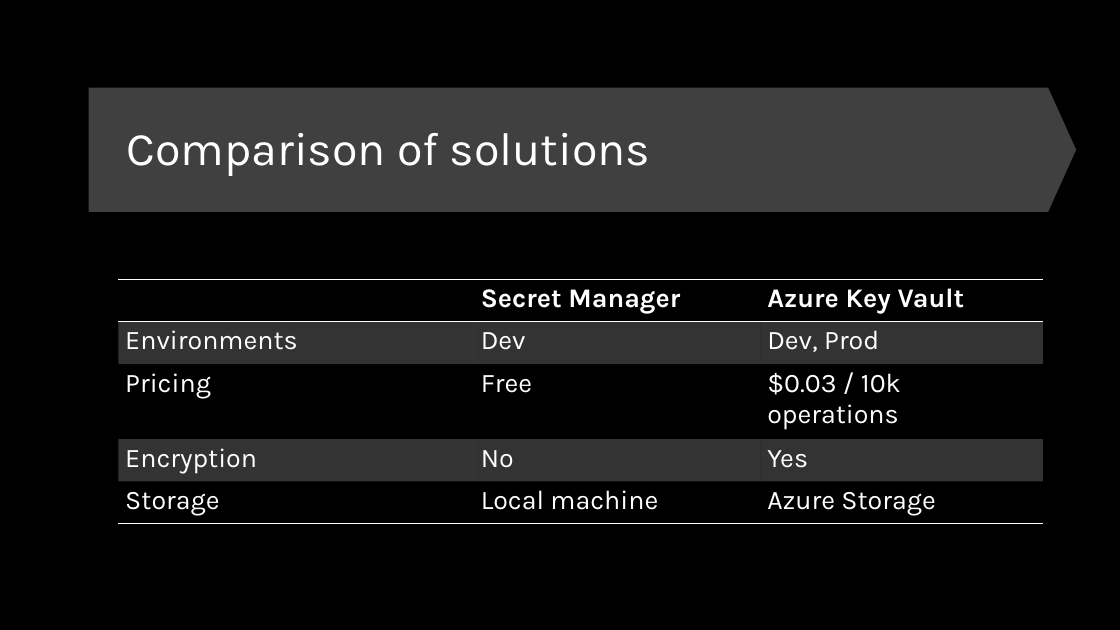
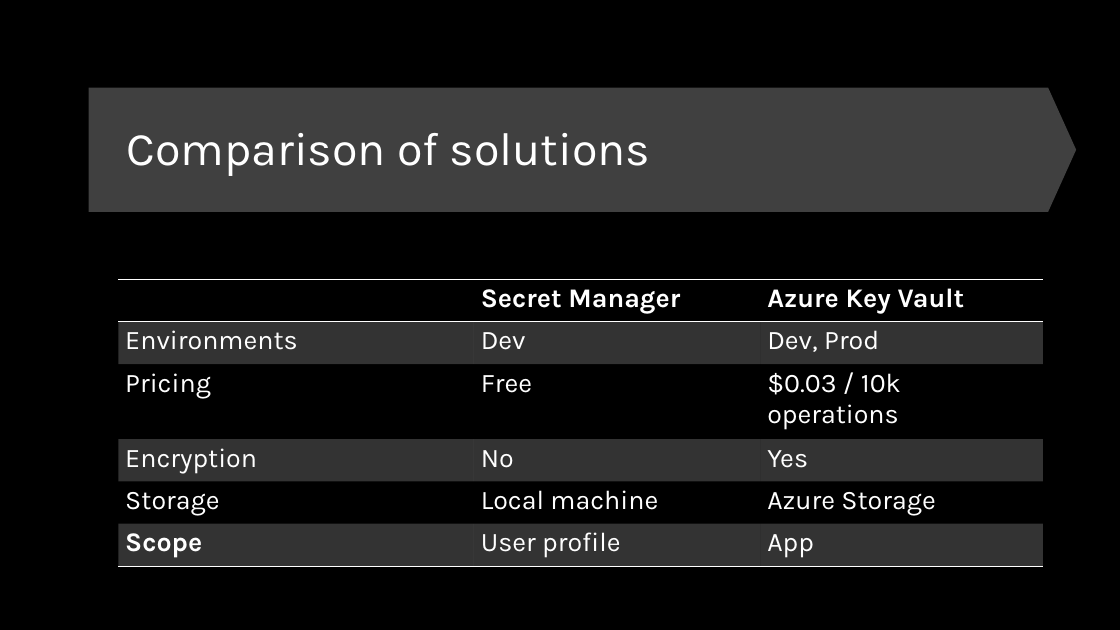
Before and after one commit to scottaddie/slide-decks, a slide deck: slide 18 of Protecting App Secrets.pptx. Drawn at 1120x630 pixels with LibreOffice and Linux fonts; fonts in the diff are those of the drawing. Boxes give left, top, right and bottom in pixels: in the first picture for what was removed or moved away, otherwise in the second. Text is boxed around its words. In the diff, an @@ line names an element or a change of style, - is before the commit and + after.

```diff
--- a/Protecting App Secrets.pptx
+++ b/Protecting App Secrets.pptx
@@ table at (118, 280, 1044, 566) @@
+row 6: Scope | User profile | App
```
Also in this commit, not shown: 1 other slide changed.
